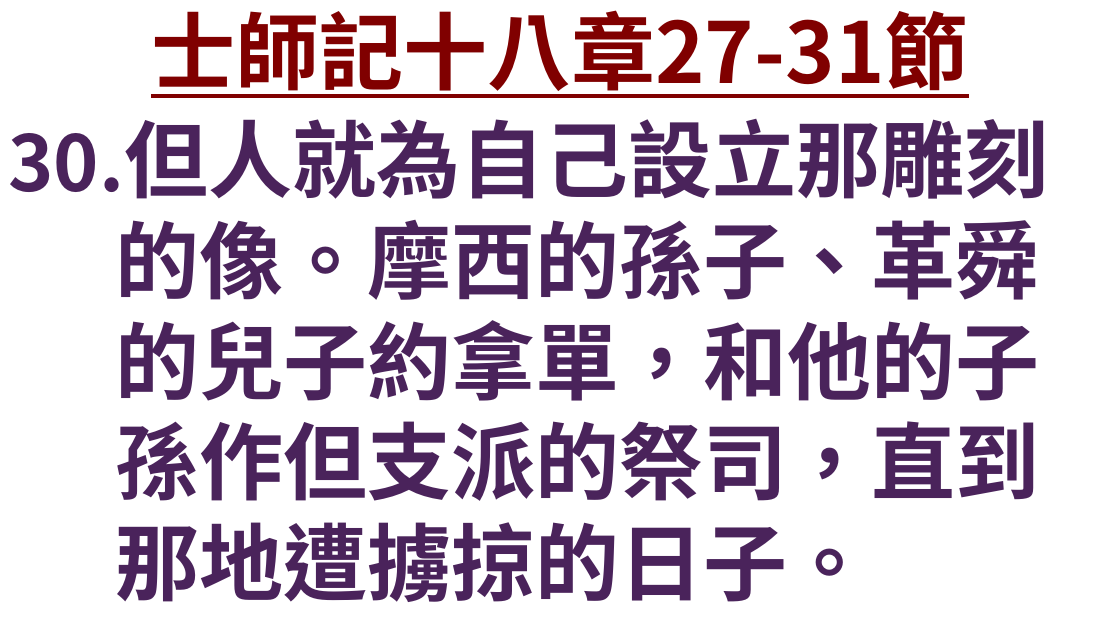
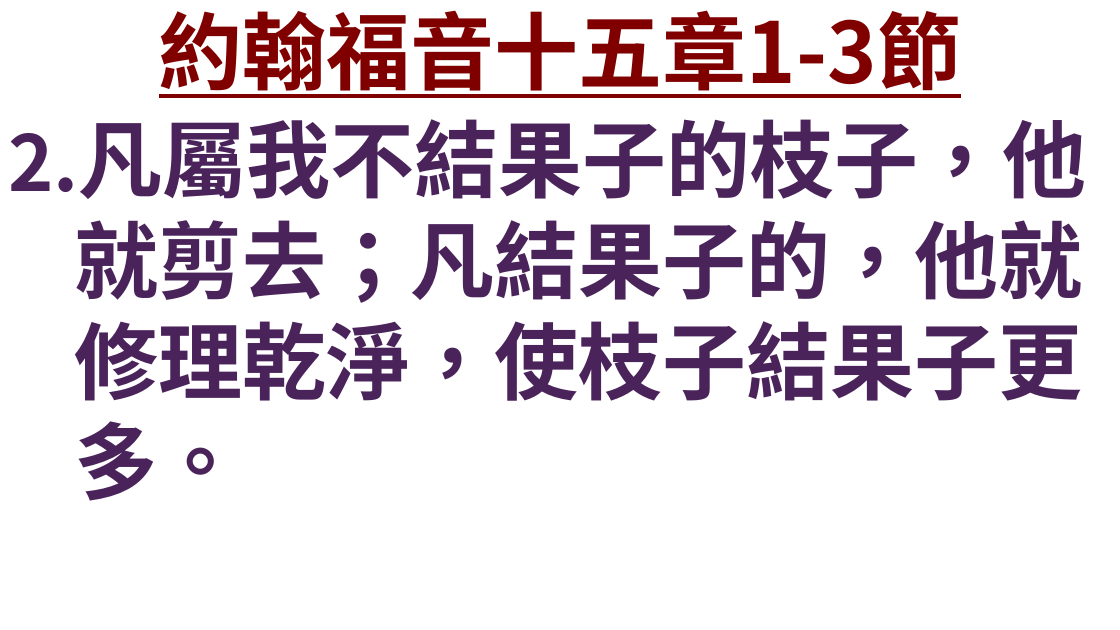
Before and after one commit to Rye-GT500/FaithSlide, a slide deck: slide 39 of 證道投影片.pptx. Drawn at 1120x630 pixels with LibreOffice and Linux fonts; fonts in the diff are those of the drawing; background and template pictures are left out. Boxes give left, top, right and bottom in pixels: in the first picture for what was removed or moved away, otherwise in the second. Text is boxed around its words. In the diff, an @@ line names an element or a change of style, - is before the commit and + after.

```diff
--- a/證道投影片.pptx
+++ b/證道投影片.pptx
@@ title at [159, 10, 961, 98]: text changed @@
-士師記十八章27-31節
+約翰福音十五章1-3節
@@ text at [8, 119, 1087, 501]: text changed @@
-30.但人就為自己設立那雕刻的像。摩西的孫子、革舜的兒子約拿單，和他的子孫作但支派的祭司，直到那地遭擄掠的日子。
+2.凡屬我不結果子的枝子，他就剪去；凡結果子的，他就修理乾淨，使枝子結果子更多。
```
Also in this commit, not shown: 38 other slides changed, 28 slides added, 15 slides removed, 2 other files.
